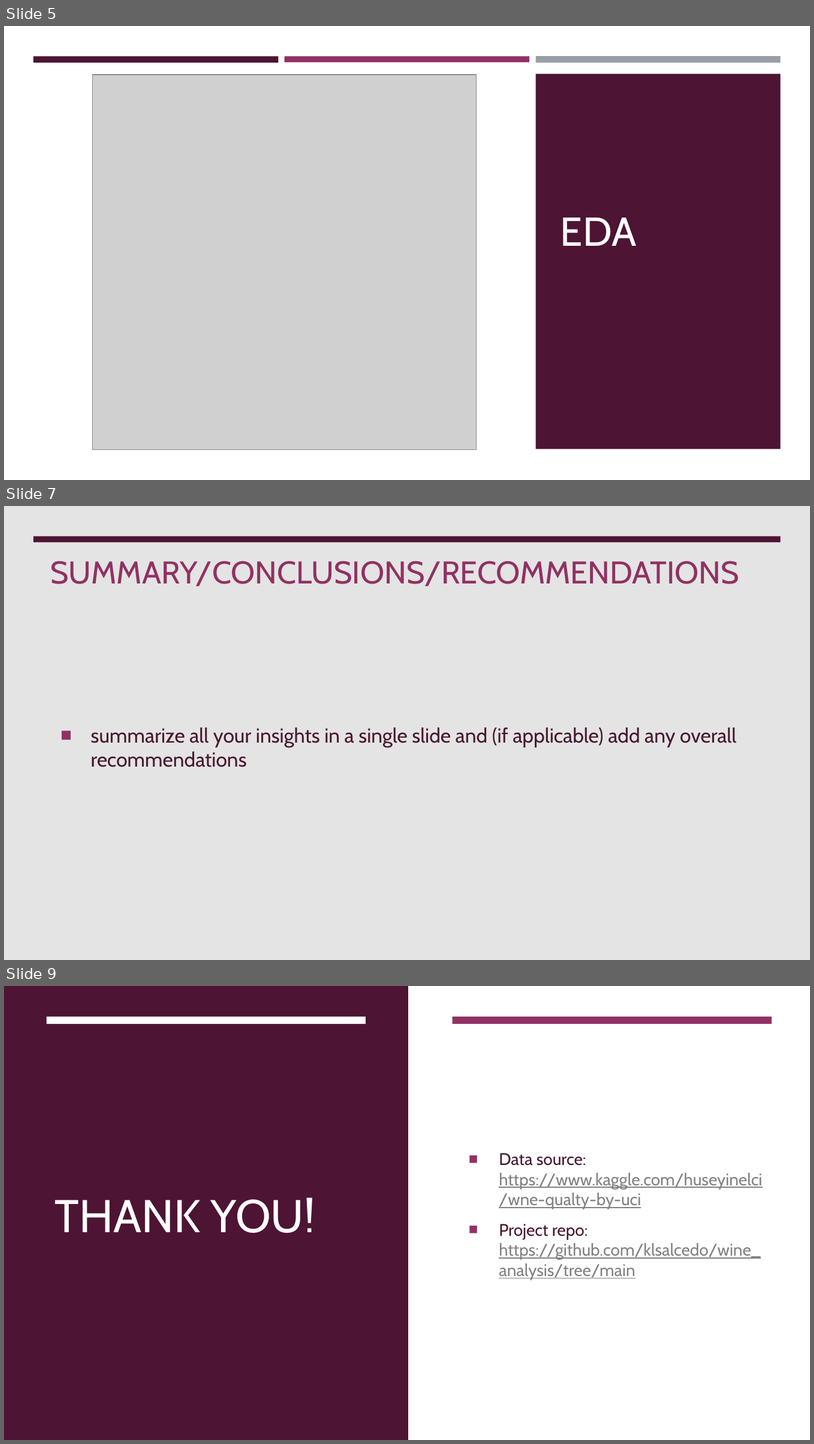
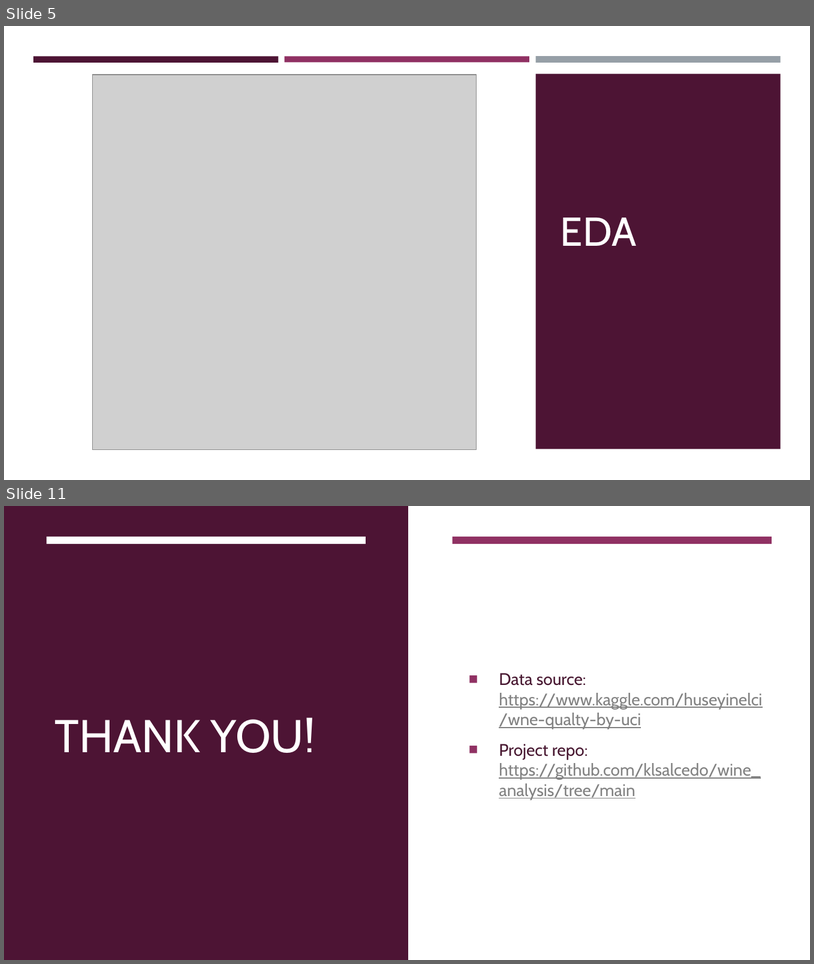
Before and after one commit to klsalcedo/red_wine_analysis, a slide deck: presentation.pptx. Shown one above the other, each under a label of ours: slides 5, 7 and 9 before the commit, slides 5 and 11 after it; the slides between them are not shown. The pictures are 814x1444 and 814x964 pixels, drawn with LibreOffice and Linux fonts; fonts in the diff are those of the drawing; grey boxes stand for pictures. Boxes give left, top, right and bottom in pixels: in the first picture for what was removed or moved away, otherwise in the second. Text is boxed around its words. In the diff, an @@ line names an element or a change of style, - is before the commit and + after.

```diff
--- a/presentation.pptx
+++ b/presentation.pptx
@@ slide 7 removed at (x1=4, y1=506, x2=810, y2=960), background #EBEBEB @@
@@ rectangle removed at (x1=4, y1=506, x2=810, y2=959) @@
@@ rectangle removed at (x1=34, y1=537, x2=782, y2=542) @@
@@ title removed at (x1=51, y1=561, x2=740, y2=586) @@
-SUMMARY/CONCLUSIONS/RECOMMENDATIONS
@@ text removed at (x1=91, y1=727, x2=737, y2=767) @@
-■ summarize all your insights in a single slide and (if applicable) add any overall recommendations
@@ what was slide 9 is now slide 11 @@
```
Also in this commit, not shown: 1 slide changed, 4 slides added, 1 other slide removed.
